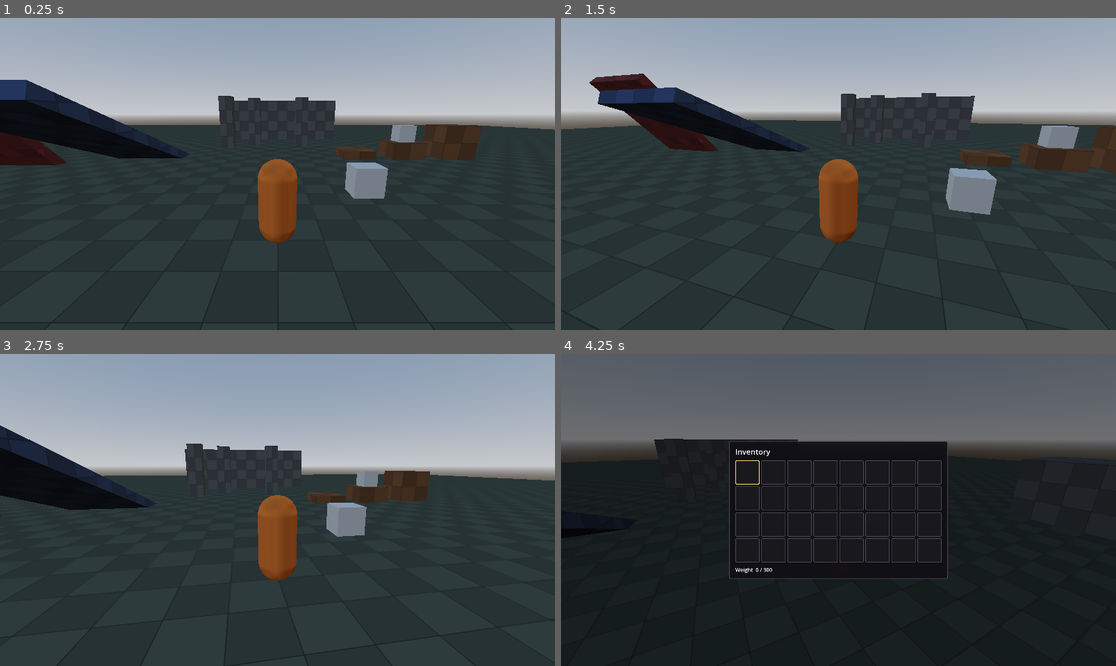
Above: before the commit, frames 1-4 (two rows, left to right).
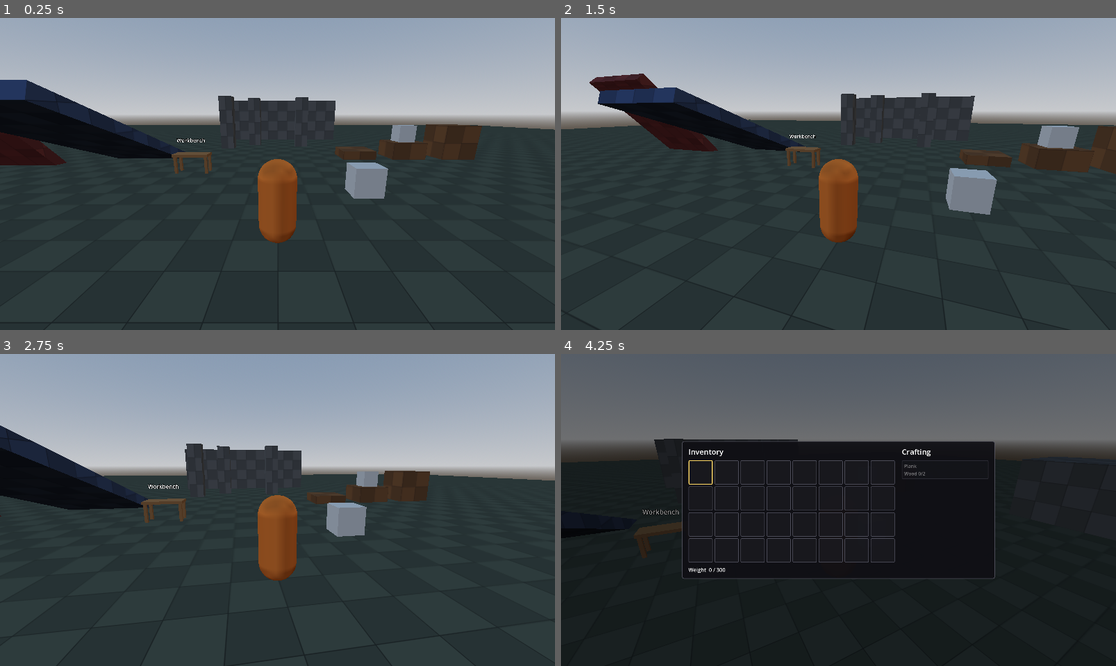
Above: after the commit, the same moments.

Repository: Hydroponicz/project-outpost
Game: Godot game, scene res://world/test_level.tscn
Two runs of this game, one before a commit and one after it. Both use one fixed random seed, a clock stepped at 60 frames per second and the inputs below.
Inputs (mouse positions are in pixels of both pictures, inside the frame that each line leads up to):
- Up to frame 1 (0.25 s): no input
- Up to frame 2 (1.5 s): tap Enter (menu_accept) at 0.5 s; move the mouse to (866, 174) at 0.52 s; hold Q (drop_item) 0.53-1.28 s; hold Up (menu_up) from 0.53 s (still down); click (866, 174) at 0.67 s; tap Space (jump) at 0.77 s; move the mouse to (810, 174) at 1.27 s; tap Q (drop_item) at 1.35 s; click (810, 174) at 1.42 s
- Up to frame 3 (2.75 s): keep holding Up (menu_up); tap Space (jump) at 1.52 s; move the mouse to (288, 503) at 2.02 s; press the mouse at (288, 503) at 2.03 s; tap Q (drop_item) at 2.3 s
- Up to frame 4 (4.25 s): keep holding Up (menu_up); tap Enter (menu_accept) at 2.75 s; move the mouse to (832, 516) at 2.77 s; release the mouse at (832, 516) at 2.78 s; tap E (interact) at 2.85 s; click (832, 516) at 2.92 s; tap Space (jump) at 3.02, 3.77 s; tap Q (drop_item) at 3.05, 3.8 s; move the mouse to (877, 513) at 3.52 s; hold Shift (sprint) from 3.53 s (still down); click (877, 513) at 3.67 s; tap Tab (inventory) at 4.15 s

The runs differ from the first frame. In frame 1, 0.3% of the frame differs, in the area x 30-39%, y 38-50%; in frame 2, 0.2%; in frame 3, 0.3%; in frame 4, 2.9%, in the area x 13-79%, y 27-73%.

Commit message:
Step 5: crafting
RecipeData files (ingredients, output, optional station) loaded from
crafting/recipes/, a Crafter on the player that checks ingredients, space
and nearby stations, a CraftingStation with a placeholder workbench in the
test level, and a crafting column in the inventory screen (click, or
gamepad: right from the grid, A to craft). New items: plank, stone axe,
stone pickaxe. Roadmap gets a dedicated Tools step after crafting.

Co-Authored-By: Claude Opus 5.5 <noreply@anthropic.com>
Claude-Session: https://claude.ai/code/session_01Dnt7QGQP5QX23Ak6sTPPQP

Diff:
--- /dev/null
+++ b/crafting/crafter.gd
@@ -0,0 +1,84 @@
+class_name Crafter
+extends Node
+## Lives on the player. Knows every recipe, which ones are available right
+## now (by hand, or because the right station is nearby), and does the crafting.
+##
+## Crafting is instant and done by the player. (Timed processing, like a
+## smelter, is a separate system for workers later.)
+
+const RECIPE_FOLDER := "res://crafting/recipes/"
+
+@export var inventory: Inventory
+## The player's body, used to measure distance to stations.
+@export var body: Node3D
+
+## Every recipe found in RECIPE_FOLDER.
+var recipes: Array[RecipeData] = []
+
+
+func _ready() -> void:
+	_load_recipes()
+
+
+## Recipes that can be made here: hand recipes, plus those whose station is in range.
+func get_available_recipes() -> Array[RecipeData]:
+	var available: Array[RecipeData] = []
+	for recipe in recipes:
+		if recipe.station == &"" or is_station_near(recipe.station):
+			available.append(recipe)
+	return available
+
+
+func is_station_near(station_id: StringName) -> bool:
+	for node in get_tree().get_nodes_in_group(CraftingStation.GROUP):
+		var station := node as CraftingStation
+		if station != null and station.station_id == station_id \
+				and station.global_position.distance_to(body.global_position) <= station.craft_range:
+			return true
+	return false
+
+
+func has_ingredients(recipe: RecipeData) -> bool:
+	for ingredient in recipe.ingredients:
+		if inventory.count_item(ingredient.item) < ingredient.amount:
+			return false
+	return true
+
+
+func has_space_for(recipe: RecipeData) -> bool:
+	return inventory.get_space_for(recipe.output) >= recipe.output_amount
+
+
+func can_craft(recipe: RecipeData) -> bool:
+	return has_ingredients(recipe) and has_space_for(recipe)
+
+
+## Uses up the ingredients and adds the result. Returns false if it couldn't.
+func craft(recipe: RecipeData) -> bool:
+	if not can_craft(recipe):
+		return false
+	for ingredient in recipe.ingredients:
+		inventory.remove_item(ingredient.item, ingredient.amount)
+	inventory.add_item(recipe.output, recipe.output_amount)
+	return true
+
+
+func _load_recipes() -> void:
+	for file in DirAccess.get_files_at(RECIPE_FOLDER):
+		# Exported games rename files to "name.tres.remap"; load the original name.
+		var file_name := file.trim_suffix(".remap")
+		if not file_name.ends_with(".tres"):
+			continue
+		var recipe := load(RECIPE_FOLDER + file_name) as RecipeData
+		if recipe != null and recipe.output != null:
+			recipes.append(recipe)
+	recipes.sort_custom(_sort_recipes)
+
+
+## Hand recipes first, then by name, so the list is always in the same order.
+static func _sort_recipes(a: RecipeData, b: RecipeData) -> bool:
+	var a_by_hand := a.station == &""
+	var b_by_hand := b.station == &""
+	if a_by_hand != b_by_hand:
+		return a_by_hand
+	return a.get_display_name() < b.get_display_name()
--- /dev/null
+++ b/crafting/item_amount.gd
@@ -0,0 +1,6 @@
+class_name ItemAmount
+extends Resource
+## An item and how many of it. Used for recipe ingredients.
+
+@export var item: ItemData
+@export var amount: int = 1
--- /dev/null
+++ b/crafting/recipe_data.gd
@@ -0,0 +1,21 @@
+class_name RecipeData
+extends Resource
+## One crafting recipe. Each recipe is a .tres file in crafting/recipes/.
+## To add a recipe: right-click that folder > New Resource > RecipeData,
+## then fill in the output, ingredients and (optionally) the station.
+## Every file in the folder is loaded automatically.
+
+## What gets made.
+@export var output: ItemData
+@export var output_amount: int = 1
+## What gets used up.
+@export var ingredients: Array[ItemAmount] = []
+## ID of the station that must be nearby (e.g. "workbench").
+## Leave empty to craft by hand anywhere.
+@export var station: StringName = &""
+
+
+func get_display_name() -> String:
+	if output_amount > 1:
+		return "%s ×%d" % [output.display_name, output_amount]
+	return output.display_name
--- /dev/null
+++ b/crafting/recipes/plank.tres
@@ -0,0 +1,18 @@
+[gd_resource type="Resource" script_class="RecipeData" format=3]
+
+[ext_resource type="Script" path="res://crafting/recipe_data.gd" id="1_recipe"]
+[ext_resource type="Script" path="res://crafting/item_amount.gd" id="2_amount"]
+[ext_resource type="Resource" path="res://items/plank.tres" id="3_output"]
+[ext_resource type="Resource" path="res://items/wood.tres" id="4_wood"]
+
+[sub_resource type="Resource" id="Resource_wood"]
+script = ExtResource("2_amount")
+item = ExtResource("4_wood")
+amount = 2
+
+[resource]
+script = ExtResource("1_recipe")
+output = ExtResource("3_output")
+output_amount = 1
+ingredients = Array[ExtResource("2_amount")]([SubResource("Resource_wood")])
+station = &""
--- /dev/null
+++ b/crafting/recipes/stone_axe.tres
@@ -0,0 +1,24 @@
+[gd_resource type="Resource" script_class="RecipeData" format=3]
+
+[ext_resource type="Script" path="res://crafting/recipe_data.gd" id="1_recipe"]
+[ext_resource type="Script" path="res://crafting/item_amount.gd" id="2_amount"]
+[ext_resource type="Resource" path="res://items/stone_axe.tres" id="3_output"]
+[ext_resource type="Resource" path="res://items/wood.tres" id="4_wood"]
+[ext_resource type="Resource" path="res://items/stone.tres" id="5_stone"]
+
+[sub_resource type="Resource" id="Resource_wood"]
+script = ExtResource("2_amount")
+item = ExtResource("4_wood")
+amount = 3
+
+[sub_resource type="Resource" id="Resource_stone"]
+script = ExtResource("2_amount")
+item = ExtResource("5_stone")
+amount = 2
+
+[resource]
+script = ExtResource("1_recipe")
+output = ExtResource("3_output")
+output_amount = 1
+ingredients = Array[ExtResource("2_amount")]([SubResource("Resource_wood"), SubResource("Resource_stone")])
+station = &"workbench"
--- /dev/null
+++ b/crafting/recipes/stone_pickaxe.tres
@@ -0,0 +1,24 @@
+[gd_resource type="Resource" script_class="RecipeData" format=3]
+
+[ext_resource type="Script" path="res://crafting/recipe_data.gd" id="1_recipe"]
+[ext_resource type="Script" path="res://crafting/item_amount.gd" id="2_amount"]
+[ext_resource type="Resource" path="res://items/stone_pickaxe.tres" id="3_output"]
+[ext_resource type="Resource" path="res://items/wood.tres" id="4_wood"]
+[ext_resource type="Resource" path="res://items/stone.tres" id="5_stone"]
+
+[sub_resource type="Resource" id="Resource_wood"]
+script = ExtResource("2_amount")
+item = ExtResource("4_wood")
+amount = 2
+
+[sub_resource type="Resource" id="Resource_stone"]
+script = ExtResource("2_amount")
+item = ExtResource("5_stone")
+amount = 3
+
+[resource]
+script = ExtResource("1_recipe")
+output = ExtResource("3_output")
+output_amount = 1
+ingredients = Array[ExtResource("2_amount")]([SubResource("Resource_wood"), SubResource("Resource_stone")])
+station = &"workbench"
--- a/inventory/inventory.gd
+++ b/inventory/inventory.gd
@@ -97,6 +97,37 @@
 	changed.emit()
 
 
+## Total amount of an item across all slots.
+func count_item(item: ItemData) -> int:
+	_ensure_slots()
+	var total := 0
+	for stack in _slots:
+		if stack != null and stack.item == item:
+			total += stack.amount
+	return total
+
+
+## Removes up to "amount" of an item, taking from the last slots first.
+## Returns how many were actually removed.
+func remove_item(item: ItemData, amount: int) -> int:
+	_ensure_slots()
+	var remaining := amount
+	for i in range(_slots.size() - 1, -1, -1):
+		if remaining <= 0:
+			break
+		var stack := _slots[i]
+		if stack == null or stack.item != item:
+			continue
+		var taken := mini(remaining, stack.amount)
+		stack.amount -= taken
+		remaining -= taken
+		if stack.amount <= 0:
+			_slots[i] = null
+	if remaining != amount:
+		changed.emit()
+	return amount - remaining
+
+
 ## Removes and returns the whole stack in a slot (null if it was empty).
 func take_slot(index: int) -> ItemStack:
 	_ensure_slots()
--- /dev/null
+++ b/items/plank.tres
@@ -0,0 +1,11 @@
+[gd_resource type="Resource" script_class="ItemData" format=3]
+
+[ext_resource type="Script" path="res://items/item_data.gd" id="1_item"]
+
+[resource]
+script = ExtResource("1_item")
+id = &"plank"
+display_name = "Plank"
+max_stack = 50
+weight = 1.0
+drop_color = Color(0.8, 0.65, 0.4, 1)
--- /dev/null
+++ b/items/stone_axe.tres
@@ -0,0 +1,11 @@
+[gd_resource type="Resource" script_class="ItemData" format=3]
+
+[ext_resource type="Script" path="res://items/item_data.gd" id="1_item"]
+
+[resource]
+script = ExtResource("1_item")
+id = &"stone_axe"
+display_name = "Stone Axe"
+max_stack = 1
+weight = 2.5
+drop_color = Color(0.35, 0.3, 0.25, 1)
--- /dev/null
+++ b/items/stone_pickaxe.tres
@@ -0,0 +1,11 @@
+[gd_resource type="Resource" script_class="ItemData" format=3]
+
+[ext_resource type="Script" path="res://items/item_data.gd" id="1_item"]
+
+[resource]
+script = ExtResource("1_item")
+id = &"stone_pickaxe"
+display_name = "Stone Pickaxe"
+max_stack = 1
+weight = 3.0
+drop_color = Color(0.3, 0.3, 0.35, 1)
--- a/player/player.tscn
+++ b/player/player.tscn
@@ -7,6 +7,7 @@
 [ext_resource type="Script" uid="uid://cg047kxancies" path="res://items/item_collector.gd" id="5_collector"]
 [ext_resource type="Script" uid="uid://bjcfafm0igvb0" path="res://inventory/inventory.gd" id="6_inventory"]
 [ext_resource type="PackedScene" path="res://ui/inventory_screen.tscn" id="7_inventory_screen"]
+[ext_resource type="Script" path="res://crafting/crafter.gd" id="8_crafter"]
 
 [sub_resource type="CapsuleShape3D" id="CapsuleShape3D_body"]
 radius = 0.4
@@ -93,6 +94,12 @@
 collector = NodePath("../ItemCollector")
 inventory = NodePath("../Inventory")
 
-[node name="InventoryScreen" parent="." unique_id=297101874 node_paths=PackedStringArray("player", "inventory") instance=ExtResource("7_inventory_screen")]
+[node name="Crafter" type="Node" parent="." node_paths=PackedStringArray("inventory", "body")]
+script = ExtResource("8_crafter")
+inventory = NodePath("../Inventory")
+body = NodePath("..")
+
+[node name="InventoryScreen" parent="." unique_id=297101874 node_paths=PackedStringArray("player", "inventory", "crafter") instance=ExtResource("7_inventory_screen")]
 player = NodePath("..")
 inventory = NodePath("../Inventory")
+crafter = NodePath("../Crafter")
--- a/ui/inventory_screen.gd
+++ b/ui/inventory_screen.gd
@@ -1,5 +1,6 @@
 extends CanvasLayer
-## The inventory screen: a grid of InventorySlots showing an Inventory.
+## The inventory screen: a grid of InventorySlots on the left, and the
+## crafting list (recipes available right here) on the right.
 ##
 ## Open/close: Tab, or View/Select on gamepad. Esc / B / Start also closes.
 ## While open, the game keeps running but the player's controls are off.
@@ -14,23 +15,39 @@
 ##   Mouse:   drag a stack outside the panel and release.
 ##   Button:  Q / Y drops the highlighted stack (or the one being held).
 ##
-## The screen tracks the highlighted slot itself ("_cursor") and reads its
-## own menu_* input actions, so it doesn't depend on Godot's built-in UI
-## focus navigation.
+## Crafting:
+##   Mouse:   click a recipe.
+##   Gamepad: move right past the grid's last column into the recipe list,
+##            up/down to pick, A to craft. Left goes back to the grid.
+##
+## The screen tracks the highlight itself and reads its own menu_* input
+## actions, so it doesn't depend on Godot's built-in UI focus navigation.
+
+enum Area { GRID, RECIPES }
 
 @export var player: Player
 @export var inventory: Inventory
+@export var crafter: Crafter
 
 var is_open: bool = false
 
 var _slots: Array[InventorySlot] = []
-## Index of the highlighted slot.
+var _recipe_rows: Array[RecipeRow] = []
+## Recipes shown right now (same order as _recipe_rows).
+var _recipes: Array[RecipeData] = []
+
+## Which part of the screen the highlight is in.
+var _area: Area = Area.GRID
+## Highlighted slot index (grid) and recipe index (list).
 var _cursor: int = 0
+var _recipe_cursor: int = 0
 ## Slot index of the stack grabbed with A/Enter, or -1 when not holding one.
 var _held_from: int = -1
 
-@onready var _grid: GridContainer = $Center/Panel/Margin/VBox/Grid
-@onready var _weight_label: Label = $Center/Panel/Margin/VBox/Weight
+@onready var _grid: GridContainer = $Center/Panel/Margin/Columns/InventoryColumn/Grid
+@onready var _weight_label: Label = $Center/Panel/Margin/Columns/InventoryColumn/Weight
+@onready var _recipe_list: VBoxContainer = $Center/Panel/Margin/Columns/CraftingColumn/Recipes
+@onready var _craft_info: Label = $Center/Panel/Margin/Columns/CraftingColumn/Info
 @onready var _held_label: Label = $HeldLabel
 @onready var _drop_zone: InventoryDropZone = $Dim
 
@@ -71,17 +88,21 @@
 		else:
 			close()
 	elif event.is_action_pressed("menu_accept"):
-		_grab_or_drop(_cursor)
+		if _area == Area.GRID:
+			_grab_or_drop(_cursor)
+		else:
+			_craft(_recipe_cursor)
 	elif event.is_action_pressed("drop_item"):
-		_drop_to_ground(_held_from if _held_from != -1 else _cursor)
+		if _area == Area.GRID:
+			_drop_to_ground(_held_from if _held_from != -1 else _cursor)
 	elif event.is_action_pressed("menu_left"):
-		_move_cursor(-1, 0)
+		_move_highlight(-1, 0)
 	elif event.is_action_pressed("menu_right"):
-		_move_cursor(1, 0)
+		_move_highlight(1, 0)
 	elif event.is_action_pressed("menu_up"):
-		_move_cursor(0, -1)
+		_move_highlight(0, -1)
 	elif event.is_action_pressed("menu_down"):
-		_move_cursor(0, 1)
+		_move_highlight(0, 1)
 	else:
 		handled = false
 
@@ -93,6 +114,8 @@
 	is_open = true
 	visible = true
 	_held_from = -1
+	_area = Area.GRID
+	_craft_info.text = ""
 	player.set_controls_enabled(false)
 	Input.mouse_mode = Input.MOUSE_MODE_VISIBLE
 	_refresh()
@@ -106,11 +129,26 @@
 	Input.mouse_mode = Input.MOUSE_MODE_CAPTURED
 
 
-## Moves the highlight by whole columns/rows, stopping at the grid edges.
-func _move_cursor(dx: int, dy: int) -> void:
+func _move_highlight(dx: int, dy: int) -> void:
+	if _area == Area.RECIPES:
+		if dx < 0:
+			_area = Area.GRID  # Back to the grid, where we left it.
+		elif dy != 0 and not _recipes.is_empty():
+			_recipe_cursor = clampi(_recipe_cursor + dy, 0, _recipes.size() - 1)
+		_refresh()
+		return
+
 	var columns := _grid.columns
 	var rows := ceili(float(_slots.size()) / columns)
-	var col := clampi(_cursor % columns + dx, 0, columns - 1)
+	var col := _cursor % columns
+	# Moving right from the last column enters the recipe list
+	# (not while holding a stack, so it can't get lost over there).
+	if dx > 0 and col == columns - 1 and not _recipes.is_empty() and _held_from == -1:
+		_area = Area.RECIPES
+		_refresh()
+		return
+
+	col = clampi(col + dx, 0, columns - 1)
 	var row := clampi(floori(float(_cursor) / columns) + dy, 0, rows - 1)
 	_cursor = mini(row * columns + col, _slots.size() - 1)
 	_refresh()
@@ -137,7 +175,21 @@
 	_refresh()
 
 
+func _craft(recipe_index: int) -> void:
+	if recipe_index < 0 or recipe_index >= _recipes.size():
+		return
+	var recipe := _recipes[recipe_index]
+	if crafter.craft(recipe):
+		_craft_info.text = "Crafted %s" % recipe.get_display_name()
+	elif not crafter.has_ingredients(recipe):
+		_craft_info.text = "Missing ingredients"
+	else:
+		_craft_info.text = "No room in inventory"
+	_refresh()
+
+
 func _on_slot_hovered(index: int) -> void:
+	_area = Area.GRID
 	_cursor = index
 	_refresh()
 
@@ -147,6 +199,17 @@
 	_cursor = to_index
 	inventory.move_stack(from_index, to_index)
 	_refresh()
+
+
+func _on_recipe_hovered(index: int) -> void:
+	_area = Area.RECIPES
+	_recipe_cursor = index
+	_refresh()
+
+
+func _on_recipe_clicked(index: int) -> void:
+	_recipe_cursor = index
+	_craft(index)
 
 
 func _refresh() -> void:
@@ -156,11 +219,13 @@
 
 	for i in _slots.size():
 		_slots[i].show_stack(inventory.get_slot(i), i == _held_from)
-		_slots[i].set_highlighted(i == _cursor)
+		_slots[i].set_highlighted(_area == Area.GRID and i == _cursor)
 
 	var weight := inventory.get_total_weight()
 	_weight_label.text = "Weight  %d / %d" % [roundi(weight), roundi(inventory.max_weight)]
 	_weight_label.modulate = Color(1.0, 0.4, 0.4) if inventory.is_overweight() else Color.WHITE
+
+	_refresh_recipes()
 
 	_held_label.visible = _held_from != -1
 	if _held_from != -1:
@@ -169,6 +234,34 @@
 		_update_held_label_position.call_deferred()
 
 
+func _refresh_recipes() -> void:
+	var available := crafter.get_available_recipes()
+	# Only rebuild the rows when the list itself changed (e.g. near a new station).
+	if available != _recipes:
+		_recipes = available
+		for row in _recipe_rows:
+			row.queue_free()
+		_recipe_rows.clear()
+		for i in _recipes.size():
+			var row := RecipeRow.new()
+			row.index = i
+			row.hovered.connect(_on_recipe_hovered)
+			row.clicked.connect(_on_recipe_clicked)
+			_recipe_list.add_child(row)
+			_recipe_rows.append(row)
+
+	if _recipes.is_empty():
+		_recipe_cursor = 0
+		if _area == Area.RECIPES:
+			_area = Area.GRID
+	else:
+		_recipe_cursor = clampi(_recipe_cursor, 0, _recipes.size() - 1)
+
+	for i in _recipe_rows.size():
+		_recipe_rows[i].show_recipe(_recipes[i], inventory, crafter.can_craft(_recipes[i]),
+				_area == Area.RECIPES and i == _recipe_cursor)
+
+
 ## Floats the held stack's name just above the highlighted slot.
 ## Deferred so the grid has finished laying out the first time it opens.
 func _update_held_label_position() -> void:
--- a/ui/inventory_screen.tscn
+++ b/ui/inventory_screen.tscn
@@ -49,25 +49,47 @@
 theme_override_constants/margin_right = 20
 theme_override_constants/margin_bottom = 16
 
-[node name="VBox" type="VBoxContainer" parent="Center/Panel/Margin"]
+[node name="Columns" type="HBoxContainer" parent="Center/Panel/Margin"]
+layout_mode = 2
+theme_override_constants/separation = 24
+
+[node name="InventoryColumn" type="VBoxContainer" parent="Center/Panel/Margin/Columns"]
 layout_mode = 2
 theme_override_constants/separation = 12
 
-[node name="Title" type="Label" parent="Center/Panel/Margin/VBox"]
+[node name="Title" type="Label" parent="Center/Panel/Margin/Columns/InventoryColumn"]
 layout_mode = 2
 theme_override_font_sizes/font_size = 26
 text = "Inventory"
 
-[node name="Grid" type="GridContainer" parent="Center/Panel/Margin/VBox"]
+[node name="Grid" type="GridContainer" parent="Center/Panel/Margin/Columns/InventoryColumn"]
 layout_mode = 2
 theme_override_constants/h_separation = 6
 theme_override_constants/v_separation = 6
 columns = 8
 
-[node name="Weight" type="Label" parent="Center/Panel/Margin/VBox"]
+[node name="Weight" type="Label" parent="Center/Panel/Margin/Columns/InventoryColumn"]
 layout_mode = 2
 theme_override_font_sizes/font_size = 18
 text = "Weight  0 / 300"
+
+[node name="CraftingColumn" type="VBoxContainer" parent="Center/Panel/Margin/Columns"]
+layout_mode = 2
+theme_override_constants/separation = 12
+
+[node name="Title" type="Label" parent="Center/Panel/Margin/Columns/CraftingColumn"]
+layout_mode = 2
+theme_override_font_sizes/font_size = 26
+text = "Crafting"
+
+[node name="Recipes" type="VBoxContainer" parent="Center/Panel/Margin/Columns/CraftingColumn"]
+layout_mode = 2
+theme_override_constants/separation = 6
+
+[node name="Info" type="Label" parent="Center/Panel/Margin/Columns/CraftingColumn"]
+layout_mode = 2
+theme_override_colors/font_color = Color(1, 0.85, 0.4, 1)
+theme_override_font_sizes/font_size = 16
 
 [node name="HeldLabel" type="Label" parent="."]
 visible = false
--- /dev/null
+++ b/ui/recipe_row.gd
@@ -0,0 +1,59 @@
+class_name RecipeRow
+extends PanelContainer
+## One recipe in the crafting list: name on top, ingredients underneath
+## ("Wood 3/3   Stone 1/2"). Greyed out when you can't craft it.
+## Click (or highlight + A/Enter) to craft.
+
+signal hovered(index: int)
+signal clicked(index: int)
+
+const WIDTH := 300.0
+
+var index: int = -1
+
+var _label := Label.new()
+var _style_normal := StyleBoxFlat.new()
+var _style_highlighted := StyleBoxFlat.new()
+
+
+func _init() -> void:
+	custom_minimum_size = Vector2(WIDTH, 0)
+	focus_mode = Control.FOCUS_NONE
+	mouse_filter = Control.MOUSE_FILTER_STOP
+
+	_style_normal.bg_color = Color(0.1, 0.1, 0.12, 0.85)
+	_style_normal.set_border_width_all(2)
+	_style_normal.border_color = Color(0.3, 0.3, 0.35)
+	_style_normal.set_corner_radius_all(4)
+	_style_normal.set_content_margin_all(8)
+	_style_highlighted = _style_normal.duplicate() as StyleBoxFlat
+	_style_highlighted.border_color = Color(1.0, 0.85, 0.4)
+	_style_highlighted.set_border_width_all(3)
+	add_theme_stylebox_override("panel", _style_normal)
+
+	_label.add_theme_font_size_override("font_size", 16)
+	_label.mouse_filter = Control.MOUSE_FILTER_IGNORE
+	add_child(_label)
+
+	mouse_entered.connect(_on_mouse_entered)
+
+
+func show_recipe(recipe: RecipeData, inventory: Inventory, craftable: bool, highlighted: bool) -> void:
+	var parts: PackedStringArray = []
+	for ingredient in recipe.ingredients:
+		parts.append("%s %d/%d" % [ingredient.item.display_name,
+				inventory.count_item(ingredient.item), ingredient.amount])
+	_label.text = "%s\n%s" % [recipe.get_display_name(), "   ".join(parts)]
+	modulate.a = 1.0 if craftable else 0.45
+	add_theme_stylebox_override("panel", _style_highlighted if highlighted else _style_normal)
+
+
+func _gui_input(event: InputEvent) -> void:
+	var click := event as InputEventMouseButton
+	if click != null and click.pressed and click.button_index == MOUSE_BUTTON_LEFT:
+		clicked.emit(index)
+		accept_event()
+
+
+func _on_mouse_entered() -> void:
+	hovered.emit(index)
--- /dev/null
+++ b/world/stations/crafting_station.gd
@@ -0,0 +1,15 @@
+class_name CraftingStation
+extends StaticBody3D
+## A place that unlocks recipes when the player is close, like a workbench.
+## Recipes name the station they need by its station_id.
+
+const GROUP := &"crafting_stations"
+
+## Must match the "station" field of recipes that need this station.
+@export var station_id: StringName = &"workbench"
+## How close the player must be (in meters) to use this station's recipes.
+@export var craft_range: float = 5.0
+
+
+func _ready() -> void:
+	add_to_group(GROUP)
--- /dev/null
+++ b/world/stations/workbench.tscn
@@ -0,0 +1,52 @@
+[gd_scene format=3]
+
+[ext_resource type="Script" path="res://world/stations/crafting_station.gd" id="1_station"]
+
+[sub_resource type="BoxShape3D" id="BoxShape3D_table"]
+size = Vector3(1.6, 0.9, 0.8)
+
+[sub_resource type="StandardMaterial3D" id="StandardMaterial3D_wood"]
+albedo_color = Color(0.6, 0.42, 0.25, 1)
+
+[sub_resource type="BoxMesh" id="BoxMesh_top"]
+material = SubResource("StandardMaterial3D_wood")
+size = Vector3(1.6, 0.12, 0.8)
+
+[sub_resource type="BoxMesh" id="BoxMesh_leg"]
+material = SubResource("StandardMaterial3D_wood")
+size = Vector3(0.12, 0.8, 0.12)
+
+[node name="Workbench" type="StaticBody3D"]
+script = ExtResource("1_station")
+station_id = &"workbench"
+
+[node name="CollisionShape3D" type="CollisionShape3D" parent="."]
+transform = Transform3D(1, 0, 0, 0, 1, 0, 0, 0, 1, 0, 0.45, 0)
+shape = SubResource("BoxShape3D_table")
+
+[node name="Top" type="MeshInstance3D" parent="."]
+transform = Transform3D(1, 0, 0, 0, 1, 0, 0, 0, 1, 0, 0.84, 0)
+mesh = SubResource("BoxMesh_top")
+
+[node name="Leg1" type="MeshInstance3D" parent="."]
+transform = Transform3D(1, 0, 0, 0, 1, 0, 0, 0, 1, -0.7, 0.4, -0.3)
+mesh = SubResource("BoxMesh_leg")
+
+[node name="Leg2" type="MeshInstance3D" parent="."]
+transform = Transform3D(1, 0, 0, 0, 1, 0, 0, 0, 1, 0.7, 0.4, -0.3)
+mesh = SubResource("BoxMesh_leg")
+
+[node name="Leg3" type="MeshInstance3D" parent="."]
+transform = Transform3D(1, 0, 0, 0, 1, 0, 0, 0, 1, -0.7, 0.4, 0.3)
+mesh = SubResource("BoxMesh_leg")
+
+[node name="Leg4" type="MeshInstance3D" parent="."]
+transform = Transform3D(1, 0, 0, 0, 1, 0, 0, 0, 1, 0.7, 0.4, 0.3)
+mesh = SubResource("BoxMesh_leg")
+
+[node name="Label3D" type="Label3D" parent="."]
+transform = Transform3D(1, 0, 0, 0, 1, 0, 0, 0, 1, 0, 1.5, 0)
+billboard = 1
+text = "Workbench"
+font_size = 48
+outline_size = 12
--- a/world/test_level.tscn
+++ b/world/test_level.tscn
@@ -5,6 +5,7 @@
 [ext_resource type="PackedScene" path="res://world/test_box.tscn" id="3_test_box"]
 [ext_resource type="PackedScene" path="res://world/resources/tree.tscn" id="4_tree"]
 [ext_resource type="PackedScene" path="res://world/resources/rock.tscn" id="5_rock"]
+[ext_resource type="PackedScene" path="res://world/stations/workbench.tscn" id="6_workbench"]
 
 [sub_resource type="ProceduralSkyMaterial" id="ProceduralSkyMaterial_sky"]
 
@@ -186,3 +187,8 @@
 
 [node name="Rock_4" parent="Resources" instance=ExtResource("5_rock")]
 transform = Transform3D(1, 0, 0, 0, 1, 0, 0, 0, 1, 9, 0, 11)
+
+[node name="Stations" type="Node3D" parent="."]
+
+[node name="Workbench" parent="Stations" instance=ExtResource("6_workbench")]
+transform = Transform3D(1, 0, 0, 0, 1, 0, 0, 0, 1, -4, 0, 0)
Not shown, changed: docs/ROADMAP.md
